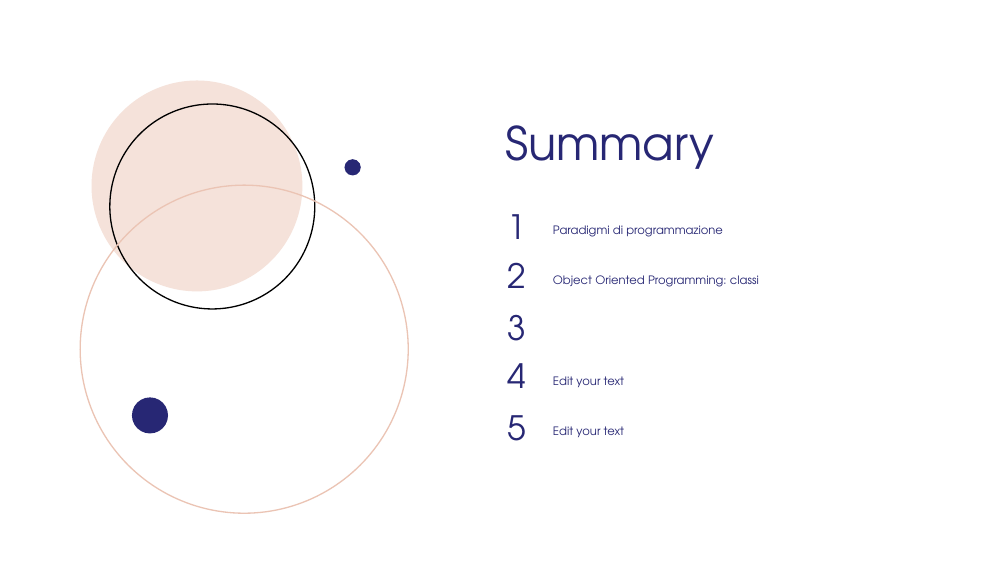
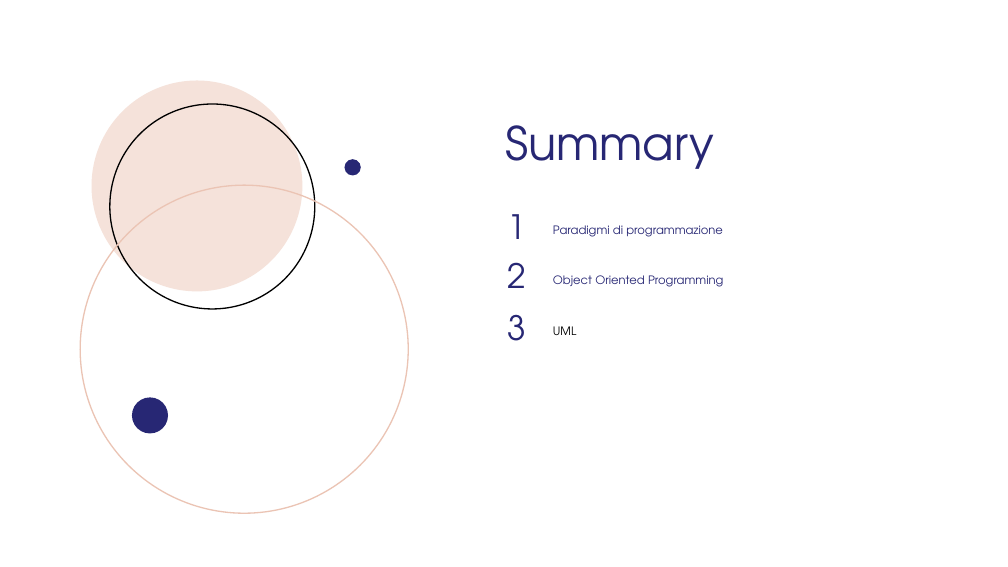
Before and after one commit to GMATZEU42/WS, a slide deck: slide 3 of WS02/WS_2.odp. Drawn at 1008x567 pixels with LibreOffice and Linux fonts; fonts in the diff are those of the drawing; background and template pictures are left out. Boxes give left, top, right and bottom in pixels: in the first picture for what was removed or moved away, otherwise in the second. Text is boxed around its words. In the diff, an @@ line names an element or a change of style, - is before the commit and + after.

```diff
--- a/WS02/WS_2.odp
+++ b/WS02/WS_2.odp
@@ text at (553,275,723,287): text changed @@
-Object Oriented Programming: classi
+Object Oriented Programming
@@ text added at (553,326,577,335), 11 pt, text #000000 @@
+UML
@@ text removed at (508,363,527,388) @@
-4
@@ text removed at (553,376,624,387) @@
-Edit your text
@@ text removed at (508,415,527,441) @@
-5
@@ text removed at (553,426,624,437) @@
-Edit your text
```
Also in this commit, not shown: 2 other files.
